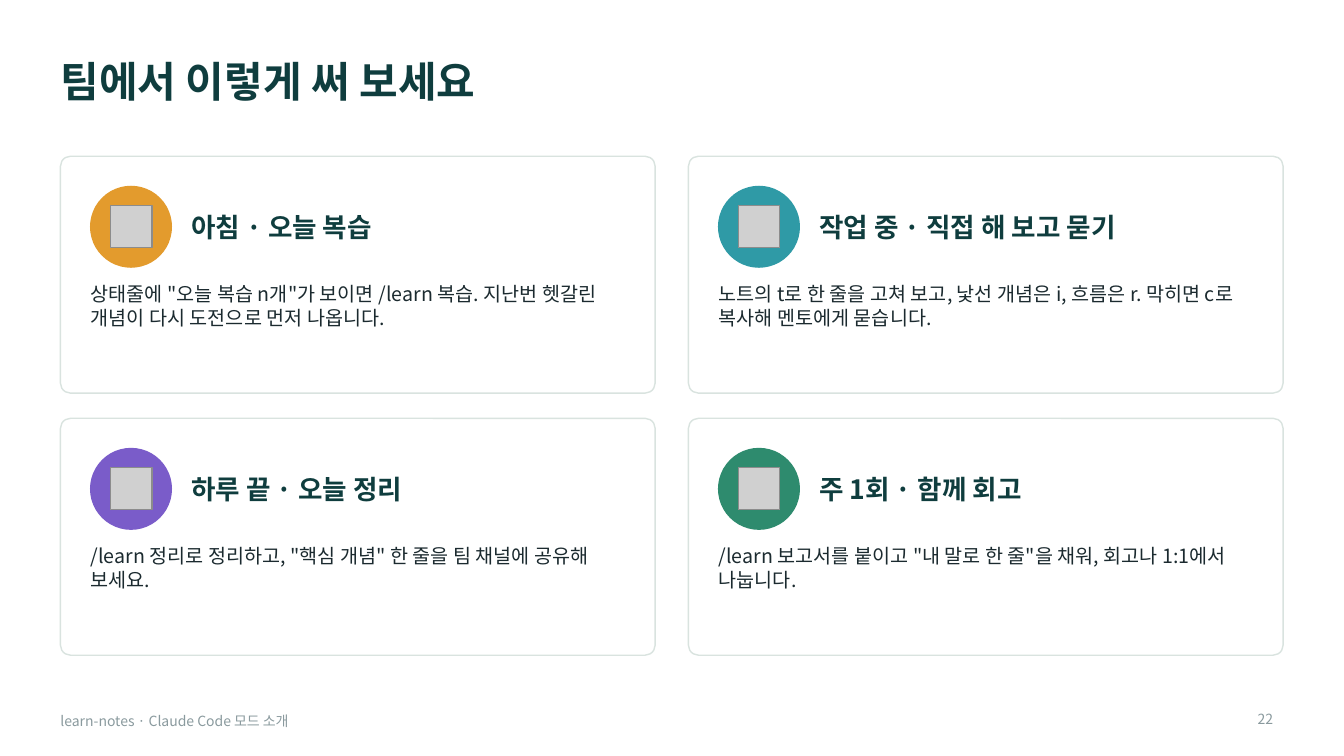
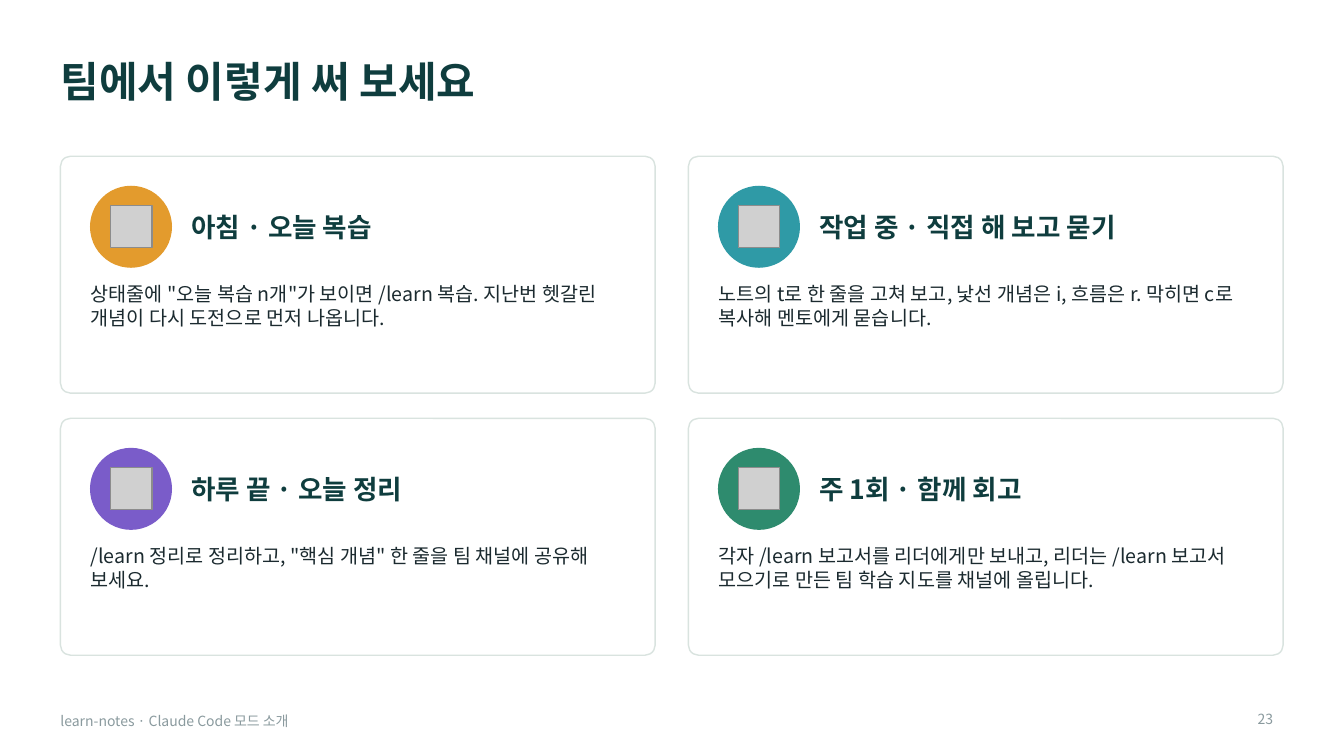
Before and after one commit to Owen-YC/learn-notes, a slide deck: slide 23 of docs/team/learn-notes-intro.pptx (slide 22 before the commit). Drawn at 1344x756 pixels with LibreOffice and Linux fonts; fonts in the diff are those of the drawing; grey boxes stand for pictures. Boxes give left, top, right and bottom in pixels: in the first picture for what was removed or moved away, otherwise in the second. Text is boxed around its words. In the diff, an @@ line names an element or a change of style, - is before the commit and + after.

```diff
--- a/docs/team/learn-notes-intro.pptx
+++ b/docs/team/learn-notes-intro.pptx
@@ text at (719,546,1225,589): text changed @@
-/learn 보고서를 붙이고 "내 말로 한 줄"을 채워, 회고나 1:1에서 나눕니다.
+각자 /learn 보고서를 리더에게만 보내고, 리더는 /learn 보고서 모으기로 만든 팀 학습 지도를 채널에 올립니다.
@@ page number at (1258,713,1274,724): text changed @@
-22
+23
```
Also in this commit, not shown: 16 other slides changed, 2 slides added, 22 other files.
